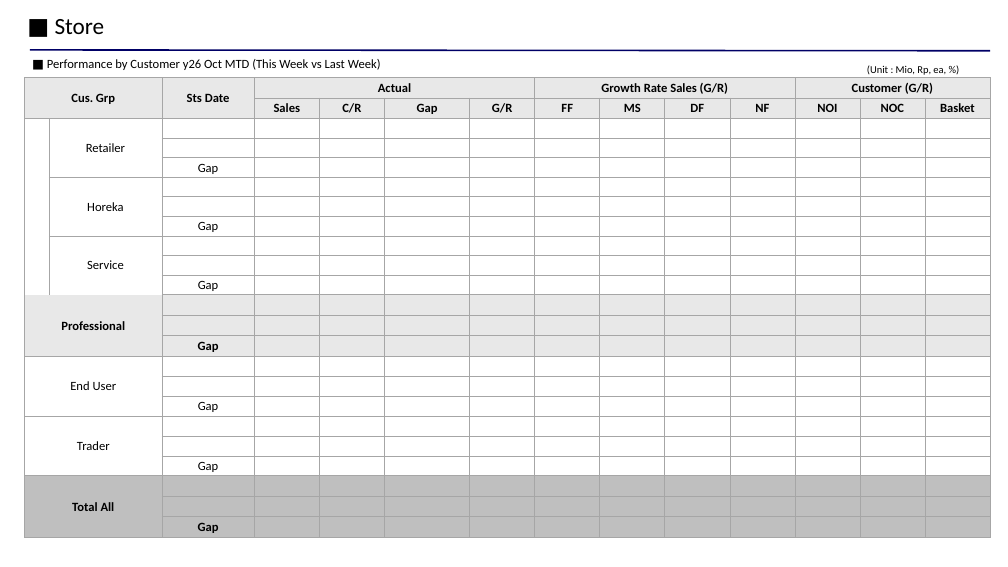
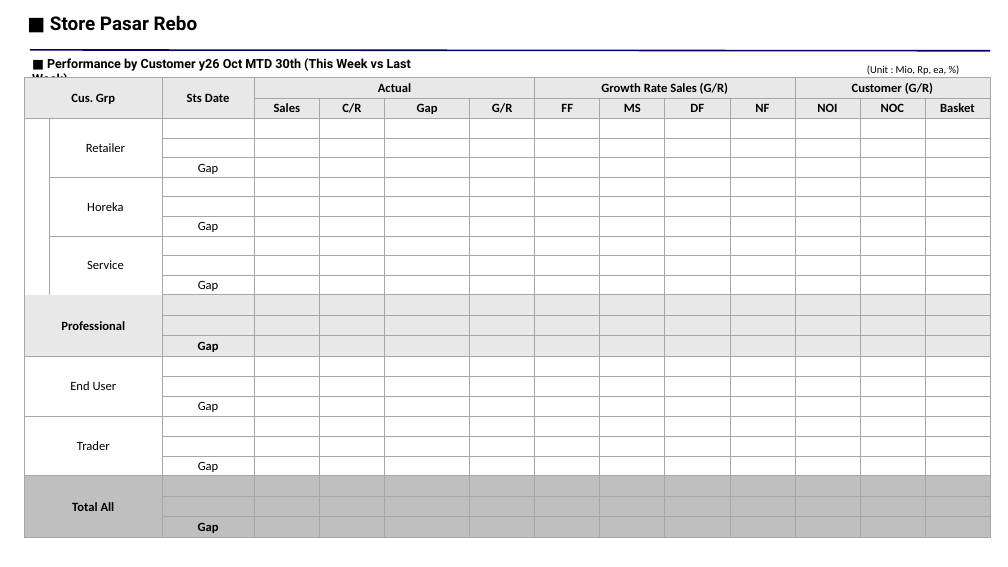
Before and after one commit to syahidpebrian4/Generator-PPT-Report-Sales, a slide deck: slide 3 of TEMPLATE.pptx. Drawn at 1008x567 pixels with LibreOffice and Linux fonts; fonts in the diff are those of the drawing. Boxes give left, top, right and bottom in pixels: in the first picture for what was removed or moved away, otherwise in the second. Text is boxed around its words. In the diff, an @@ line names an element or a change of style, - is before the commit and + after.

```diff
--- a/TEMPLATE.pptx
+++ b/TEMPLATE.pptx
@@ text at bbox=[50, 15, 198, 31]: text changed; size 22.1 to 18 pt; font Calibri to Roboto; bold on @@
-■ Store
+■ Store Pasar Rebo
@@ text in rectangle at bbox=[32, 58, 411, 78]: text changed; font Calibri to Roboto; bold on @@
-■ Performance by Customer y26 Oct MTD (This Week vs Last Week)
+■ Performance by Customer y26 Oct MTD 30th (This Week vs Last Week)
```
Also in this commit, not shown: 3 other slides changed.
